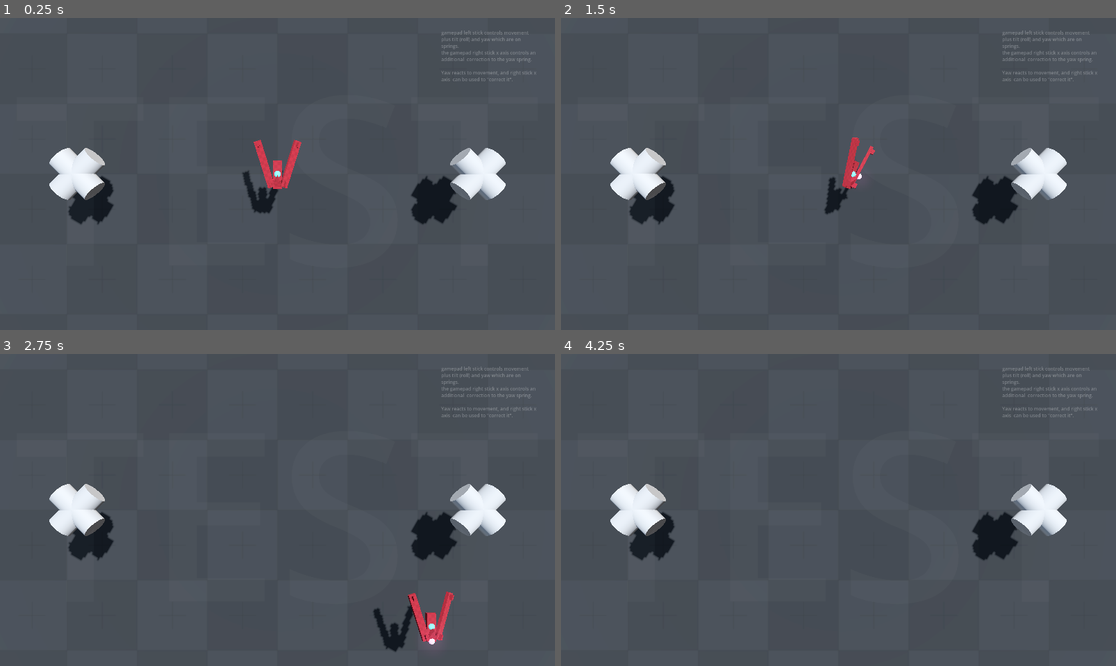
Above: before the commit, frames 1-4 (two rows, left to right).
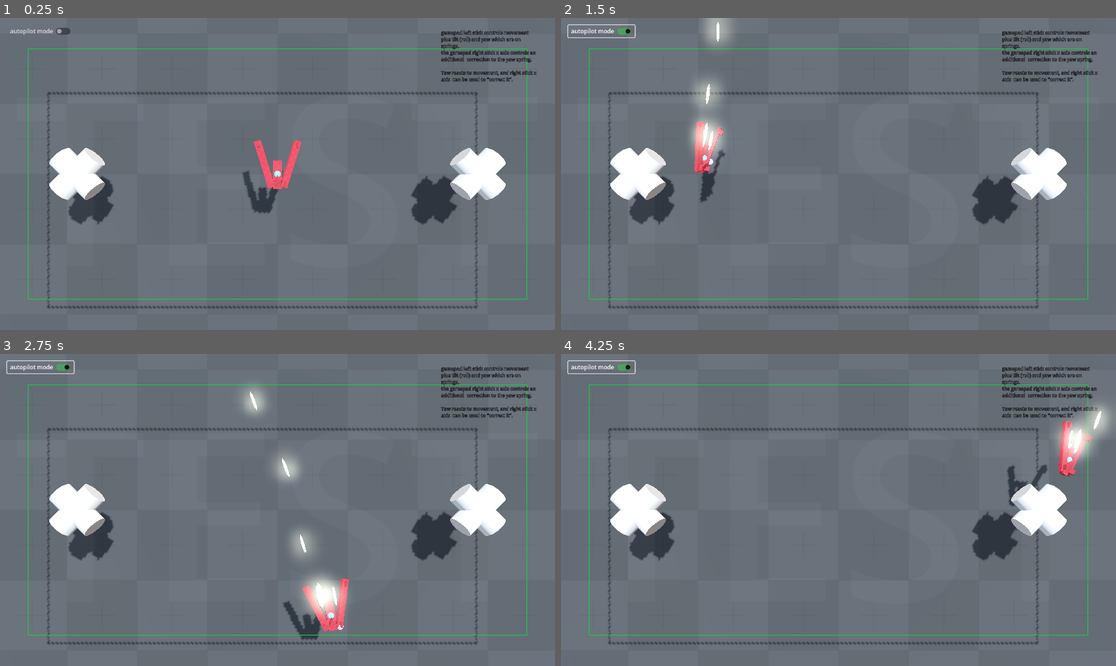
Above: after the commit, the same moments.

Repository: ioxu/star
Game: Godot game, scene res://assets/player/player_testing_scene.tscn
Two runs of this game, one before a commit and one after it. Both use one fixed random seed, a clock stepped at 60 frames per second and the inputs below. This scene is started directly instead of the project's main scene.
Inputs (mouse positions are in pixels of both pictures, inside the frame that each line leads up to):
- Up to frame 1 (0.25 s): no input
- Up to frame 2 (1.5 s): click (599, 30) at 0.5 s, where only the run after the commit has a clickable "autopilot mode"; hold Right (ui_right) from 1.28 s (still down)
- Up to frame 3 (2.75 s): release Right (ui_right) at 2.03 s; hold Down (ui_down) from 2.03 s (still down)
- Up to frame 4 (4.25 s): release Down (ui_down) at 2.78 s; hold Right (ui_right) 2.78-3.53 s; hold Up (ui_up) from 3.53 s (still down)

The runs differ from the first frame. In frame 1, 96% of the frame differs, in the area x 0-100%, y 0-100%; in frame 2, 96%; in frame 3, 96%; in frame 4, 96%.

Commit message:
added autopilot mode to player_testing_scene

Diff:
--- a/assets/player/player_controller.gd
+++ b/assets/player/player_controller.gd
@@ -11,6 +11,10 @@
 
 #var pos_spring : HarmonicMotion.Spring3 = HarmonicMotion.Spring3.new( 60.0, 20.0 )   #Spring2( 80.0, 10.0 )
 var action_plane = Plane(Vector3.UP, Vector3.ZERO) # used for returning objects to the main plane of action
+
+@export var take_user_input := true
+var exo_direction := Vector3.ZERO # a writebale force for being driven externally
+var exo_aim := Vector3.ZERO
 
 var target_velocity := Vector3.ZERO
 var friction := 0.0002
@@ -53,20 +57,28 @@
 
 func _physics_process(delta: float) -> void:
 	# left stick input
-	var direction = Vector3(
-		Input.get_action_strength("ui_right") - Input.get_action_strength("ui_left"),
-		0.0,
-		Input.get_action_strength("ui_down") - Input.get_action_strength("ui_up")
-	)
+	var direction : Vector3
+	var aim : Vector3
+	if take_user_input:
+		direction = Vector3(
+			Input.get_action_strength("ui_right") - Input.get_action_strength("ui_left"),
+			0.0,
+			Input.get_action_strength("ui_down") - Input.get_action_strength("ui_up")
+		)
 
-	# right stick input
-	var aim = Vector3(
-		Input.get_action_strength("ui_aim_right") - Input.get_action_strength("ui_aim_left"),
-		0.0,
-		Input.get_action_strength("ui_aim_down") - Input.get_action_strength("ui_aim_up")
-	)
+		# right stick input
+		aim = Vector3(
+			Input.get_action_strength("ui_aim_right") - Input.get_action_strength("ui_aim_left"),
+			0.0,
+			Input.get_action_strength("ui_aim_down") - Input.get_action_strength("ui_aim_up")
+		)
 
 	#-- input velocities
+	direction = direction + exo_direction
+	aim = aim + exo_aim
+	if direction.length() > 1.0:
+		direction = direction.normalized()
+
 	target_velocity = direction * MAX_SPEED
 	velocity = velocity.move_toward( target_velocity, acceleration * delta )
 	velocity = velocity.move_toward( Vector3.ZERO, friction *  delta )
@@ -113,18 +125,25 @@
 
 func _input(_event: InputEvent) -> void:
 	if Input.is_action_just_pressed("player_fire_primary"):
-		self.is_primary_firing = true
-		_on_right_left_barrel_timer_timeout(0)
-		$weapons/primary/machine_gun/right_barrel_timer.start()
-		await get_tree().create_timer(0.05).timeout
-		$weapons/primary/machine_gun/left_barrel_timer.start()
+		primary_fire_start()
 	elif Input.is_action_just_released("player_fire_primary"):
-		self.is_primary_firing = false
-		$weapons/primary/machine_gun/right_barrel_timer.stop()
-		$weapons/primary/machine_gun/left_barrel_timer.stop()
-		$weapons/primary/machine_gun/muzzle/muzzle_flash.visible = false
-		$weapons/primary/machine_gun/muzzle2/muzzle_flash2.visible = false
+		primary_fire_stop()
 
+
+func primary_fire_start() -> void:
+	self.is_primary_firing = true
+	_on_right_left_barrel_timer_timeout(0)
+	$weapons/primary/machine_gun/right_barrel_timer.start()
+	await get_tree().create_timer(0.05).timeout
+	$weapons/primary/machine_gun/left_barrel_timer.start()
+
+
+func primary_fire_stop() -> void:
+	self.is_primary_firing = false
+	$weapons/primary/machine_gun/right_barrel_timer.stop()
+	$weapons/primary/machine_gun/left_barrel_timer.stop()
+	$weapons/primary/machine_gun/muzzle/muzzle_flash.visible = false
+	$weapons/primary/machine_gun/muzzle2/muzzle_flash2.visible = false
 
 
 func pprint(thing) -> void:
@@ -147,17 +166,3 @@
 			b.global_transform.basis = $weapons/primary/machine_gun/muzzle2.global_transform.basis
 			#b.apply_impulse(Vector3(0.0, 0.0, -2000.0))
 			b.apply_impulse( b.global_transform.basis.z * -2000 )
-
-
-func _closest_point_on_polygon( point: Vector2, poly: PackedVector2Array ) -> Vector2:
-	# returns closest point on polygon (a PackedVector2Array of 2d vertices describing the polygon)
-	var best = Vector2.ZERO
-	var best_dist2 = INF
-	var n = poly.size()
-	for i in range(n):
-		var cp = Geometry2D.get_closest_point_to_segment( point, poly[i], poly[(i+1)%n] )
-		var d2 = point.distance_squared_to(cp)
-		if d2 < best_dist2:
-			best_dist2 = d2
-			best = cp
-	return best
--- a/assets/player/player_testing_scene.gd
+++ b/assets/player/player_testing_scene.gd
@@ -1,14 +1,80 @@
 extends Node3D
 
+@export var autopilot_mode := false
+var ap_noisex := FastNoiseLite.new()
+var ap_noisez := FastNoiseLite.new()
+var ap_aim_noisex := FastNoiseLite.new()
+var ap_firing_noise := FastNoiseLite.new()
+var is_ap_firing := false
 
 
+var object_time = 0.0
+
+func _ready() -> void:
+	Input.set_mouse_mode(Input.MOUSE_MODE_VISIBLE)
+	ap_noisex.noise_type = FastNoiseLite.TYPE_SIMPLEX_SMOOTH
+	ap_noisex.fractal_octaves = 4
+	ap_noisex.fractal_type = FastNoiseLite.FRACTAL_FBM
+
+	ap_noisez.noise_type = FastNoiseLite.TYPE_SIMPLEX_SMOOTH
+	ap_noisez.fractal_octaves = 4
+	ap_noisez.fractal_type = FastNoiseLite.FRACTAL_FBM
+	ap_noisez.seed = 2
+
+	ap_aim_noisex.noise_type = FastNoiseLite.TYPE_SIMPLEX_SMOOTH
+	ap_aim_noisex.fractal_octaves = 4
+	ap_aim_noisex.fractal_type = FastNoiseLite.FRACTAL_FBM
+	ap_aim_noisex.seed = 3
+
+	ap_firing_noise.noise_type = FastNoiseLite.TYPE_SIMPLEX_SMOOTH
+	ap_firing_noise.fractal_octaves = 3
+	ap_firing_noise.fractal_type = FastNoiseLite.FRACTAL_FBM
+	ap_firing_noise.seed = 3
 
 
 func _input(event: InputEvent) -> void:
 	if Input.is_action_just_pressed( "ui_reset" ):
 		pprint("reset")
+		$Player.global_position = Vector3.ZERO
+
+
+func _process(delta: float) -> void:
+	object_time += delta
+	if autopilot_mode:
+		#var dirx = sin(object_time * 2 + 7.23355) * 0.5
+		#var dirz = sin(object_time * 4.5 - 3.221) * 0.5
+
+		#var noise_dir = ap_noise.get_noise_3dv( Vector3( (object_time+73.5) * 20.0 , 0.0,  (object_time -50.75) * 20.0 ) ) * Vector3(1.0, 0.0, 1.0)
+		#var noise_dir : Vector3 = ap_noise.get_noise_3dv( Vector3( (object_time+73.5) * 20.0 , 0.0,  0.0 ) ) * Vector3(1.0, 1.0, 1.0)
+		var noise_dirx = ap_noisex.get_noise_1d(object_time*85.0+73.5)
+		noise_dirx = remap(ease(remap(noise_dirx, -1.0, 1.0, 0.0, 1.0), -3.0), 0.0, 1.0, -1.0, 1.0)
+
+		var noise_dir : Vector3 = Vector3( noise_dirx, 0.0, ap_noisez.get_noise_1d(object_time*60.0-73.5) *0.25 ).normalized() * 0.55
+		var noise_aim : float = ap_aim_noisex.get_noise_1d( object_time*80.0 )
+		#var dirz = sin(object_time * 4.5 - 3.221) * 0.5
+		$Player.exo_direction = noise_dir
+		$Player.exo_aim = Vector3(noise_aim, 0.0, 0.0)
+
+		var firing_noise = ap_firing_noise.get_noise_1d( object_time*60.0 )
+		if firing_noise > 0.0:
+			if not is_ap_firing:
+				is_ap_firing = true
+				$Player.primary_fire_start()
+		else:
+			if is_ap_firing:
+				is_ap_firing = false
+				$Player.primary_fire_stop()
+
+
+func _on_change_autopilot_mode(value) -> void:
+	pprint("_on_change_autopilot_mode: %s"%value)
+	if value == false:
+		$Player.exo_direction = Vector3.ZERO
+		$Player.exo_aim = Vector3.ZERO
+		$Player.primary_fire_stop()
+
+	autopilot_mode = value
 
 
 func pprint(thing) -> void:
 	print("[player texting scene] %s"%thing)
-	$Player.global_position = Vector3.ZERO
--- a/assets/player/player_testing_scene.tscn
+++ b/assets/player/player_testing_scene.tscn
@@ -13,17 +13,123 @@
 
 [sub_resource type="Environment" id="Environment_yjkwx"]
 background_mode = 2
+background_energy_multiplier = 1.5
 sky = SubResource("Sky_dtqic")
 tonemap_mode = 2
+ssao_enabled = true
+ssao_radius = 10.05
+ssao_intensity = 12.58
+ssao_detail = 1.19
+ssao_horizon = 0.0
 glow_enabled = true
 
 [sub_resource type="GDScript" id="GDScript_xvsbg"]
 script/source = "extends Camera3D
 
-# replicate the game camera
-
-func is_out_of_bounds(vec : Vector2) -> Dictionary:
-	return {\"oob\":false, \"closest\":Vector2.ZERO}
+#@export var action_plane : Plane = Plane(Vector3.ZERO, 0.0)
+
+
+var time := 0.0
+
+var initial_position : Vector3
+var initial_rotation : Vector3
+
+#-- action plane
+var action_plane = Plane(Vector3.UP, Vector3.ZERO) 								# used for returning objects to the main plane of action
+
+#-- bounds
+@export var frustum_limit_margin := Vector2(0.05,0.1) * 1.0
+@export var draw_bounds := false
+@export var bounds_colour: Color = Color(0.0, 0.852, 0.232, 1.0)
+var frustum_bounds_mesh = ImmediateMesh.new() 									# intersection of camera frstum with action_plane
+var screen_bounds_points : Array[Vector2]
+var world_bounds_points : Array[Vector3]
+var bounds_poly2d : PackedVector2Array 											# the bounds polygon in 2d space in the action_plane
+
+
+func _ready() -> void:
+	initial_position = self.global_position
+	initial_rotation = self.rotation
+
+	var frustum_bounds_instance = MeshInstance3D.new()
+	frustum_bounds_instance.mesh = frustum_bounds_mesh
+	var mat : StandardMaterial3D = StandardMaterial3D.new()
+	mat.vertex_color_use_as_albedo = true
+	mat.albedo_color = bounds_colour
+	frustum_bounds_instance.material_override = mat
+	frustum_bounds_instance.top_level = true
+	add_child(frustum_bounds_instance)
+
+
+func _process(delta: float) -> void:
+	time += delta
+
+	#-- movement
+	#self.position.x = initial_position.x + sin(time*0.3)* 30
+	#self.position.y = initial_position.y + sin(time*0.5)* 30
+	#self.position.z = initial_position.z + cos(time*0.4)* 30
+	#self.rotation.y = initial_rotation.y + sin((time+0.375)*1.5) *0.15
+
+
+	#-- frustum bounds
+	var vp_size = Vector2(get_viewport().size)
+	# screen points
+	screen_bounds_points = [
+		# 4 points, in screen resolution coordinates, minus the frustum_limit_margin
+		Vector2(vp_size.x * frustum_limit_margin.x, vp_size.y * frustum_limit_margin.y),
+		Vector2(vp_size.x * (1.0 - frustum_limit_margin.x), vp_size.y * frustum_limit_margin.y),
+		Vector2(vp_size.x * (1.0 - frustum_limit_margin.x), vp_size.y * (1.0 - frustum_limit_margin.y)),
+		Vector2(vp_size.x * frustum_limit_margin.x, vp_size.y * (1.0 - frustum_limit_margin.y))
+	]
+
+	# screen points to world points
+	world_bounds_points.clear()
+	for sp in screen_bounds_points:
+		var origin: Vector3 = self.project_ray_origin(sp)
+		var dir: Vector3 = self.project_ray_normal(sp)
+
+		var intersection = action_plane.intersects_ray(origin, dir )
+		world_bounds_points.append( intersection )
+
+	# 2d polygon
+	bounds_poly2d.clear()
+	for wp in world_bounds_points:
+		bounds_poly2d.append( Vector2(wp.x, wp.z) )
+
+	if draw_bounds:
+		frustum_bounds_mesh.clear_surfaces()
+		frustum_bounds_mesh.surface_begin(Mesh.PRIMITIVE_LINE_STRIP)
+		frustum_bounds_mesh.surface_add_vertex(world_bounds_points[0])
+		frustum_bounds_mesh.surface_add_vertex(world_bounds_points[1])
+		frustum_bounds_mesh.surface_add_vertex(world_bounds_points[2])
+		frustum_bounds_mesh.surface_add_vertex(world_bounds_points[3])
+		frustum_bounds_mesh.surface_add_vertex(world_bounds_points[0])
+		frustum_bounds_mesh.surface_end()
+	else:
+		frustum_bounds_mesh.clear_surfaces()
+
+
+func is_out_of_bounds(pos2d : Vector2) -> Dictionary:
+	if Geometry2D.is_point_in_polygon( pos2d, self.bounds_poly2d):
+		# inside?
+		return {\"oob\":false, \"closest\":Vector2.ZERO}
+	else:
+		# outside?
+		return {\"oob\": true, \"closest\": _closest_point_on_polygon( pos2d, self.bounds_poly2d ) }
+
+
+func _closest_point_on_polygon( point: Vector2, poly: PackedVector2Array ) -> Vector2:
+	# returns closest point on polygon (a PackedVector2Array of 2d vertices describing the polygon)
+	var best = Vector2.ZERO
+	var best_dist2 = INF
+	var n = poly.size()
+	for i in range(n):
+		var cp = Geometry2D.get_closest_point_to_segment( point, poly[i], poly[(i+1)%n] )
+		var d2 = point.distance_squared_to(cp)
+		if d2 < best_dist2:
+			best_dist2 = d2
+			best = cp
+	return best
 "
 
 [sub_resource type="QuadMesh" id="QuadMesh_dtqic"]
@@ -43,6 +149,40 @@
 
 [node name="PlayerTestingScene" type="Node3D"]
 script = ExtResource("1_dtqic")
+
+[node name="CanvasLayer" type="CanvasLayer" parent="."]
+
+[node name="Control" type="Control" parent="CanvasLayer"]
+layout_mode = 3
+anchors_preset = 15
+anchor_right = 1.0
+anchor_bottom = 1.0
+grow_horizontal = 2
+grow_vertical = 2
+
+[node name="MarginContainer" type="MarginContainer" parent="CanvasLayer/Control"]
+layout_mode = 1
+anchors_preset = 15
+anchor_right = 1.0
+anchor_bottom = 1.0
+grow_horizontal = 2
+grow_vertical = 2
+theme_override_constants/margin_left = 15
+theme_override_constants/margin_top = 15
+theme_override_constants/margin_right = 15
+theme_override_constants/margin_bottom = 15
+
+[node name="HBoxContainer" type="HBoxContainer" parent="CanvasLayer/Control/MarginContainer"]
+layout_mode = 2
+
+[node name="VBoxContainer" type="VBoxContainer" parent="CanvasLayer/Control/MarginContainer/HBoxContainer"]
+layout_mode = 2
+
+[node name="autopilot_CheckButton" type="CheckButton" parent="CanvasLayer/Control/MarginContainer/HBoxContainer/VBoxContainer"]
+layout_mode = 2
+theme_override_font_sizes/font_size = 12
+theme_override_colors/button_checked_color = Color(0.26721162, 0.67360216, 0.34719416, 1)
+text = "autopilot mode"
 
 [node name="Player" parent="." instance=ExtResource("1_xvsbg")]
 
@@ -62,6 +202,8 @@
 transform = Transform3D(1, 0, 0, 0, -4.371139e-08, 1, 0, -1, -4.371139e-08, 0, 120, 0)
 fov = 43.3
 script = SubResource("GDScript_xvsbg")
+draw_bounds = true
+bounds_colour = Color(0, 0.85, 0.22666666, 0.34117648)
 
 [node name="TEST_text" type="Label3D" parent="."]
 transform = Transform3D(1, 0, 0, 0, -4.371139e-08, 1, 0, -1, -4.371139e-08, 0, 0, 0)
@@ -86,7 +228,7 @@
 Yaw reacts to movement, and right stick x axis  can be used to \"correct it\".
 "
 font_size = 12
-outline_size = 0
+outline_size = 2
 horizontal_alignment = 0
 autowrap_mode = 2
 width = 250.0
@@ -131,3 +273,5 @@
 transform = Transform3D(-2.3038857e-07, -5.270675, 5.270675, 7.453861, -3.258186e-07, 0, 2.3038857e-07, 5.270675, 5.270675, 0, 0, 0)
 mesh = SubResource("CylinderMesh_587h5")
 skeleton = NodePath("../..")
+
+[connection signal="toggled" from="CanvasLayer/Control/MarginContainer/HBoxContainer/VBoxContainer/autopilot_CheckButton" to="." method="_on_change_autopilot_mode"]
